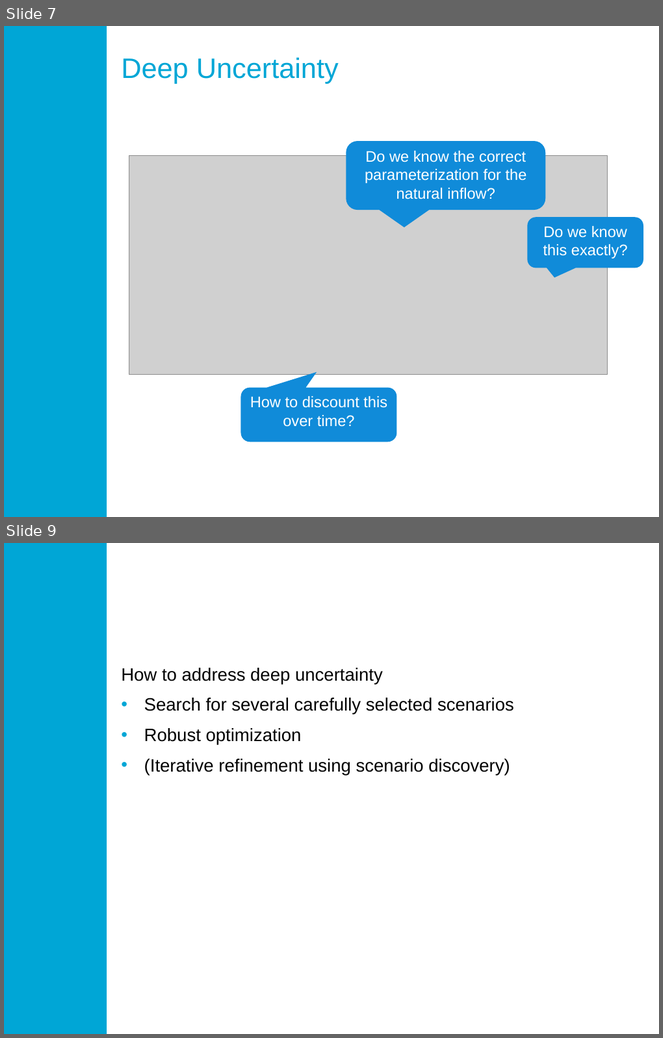
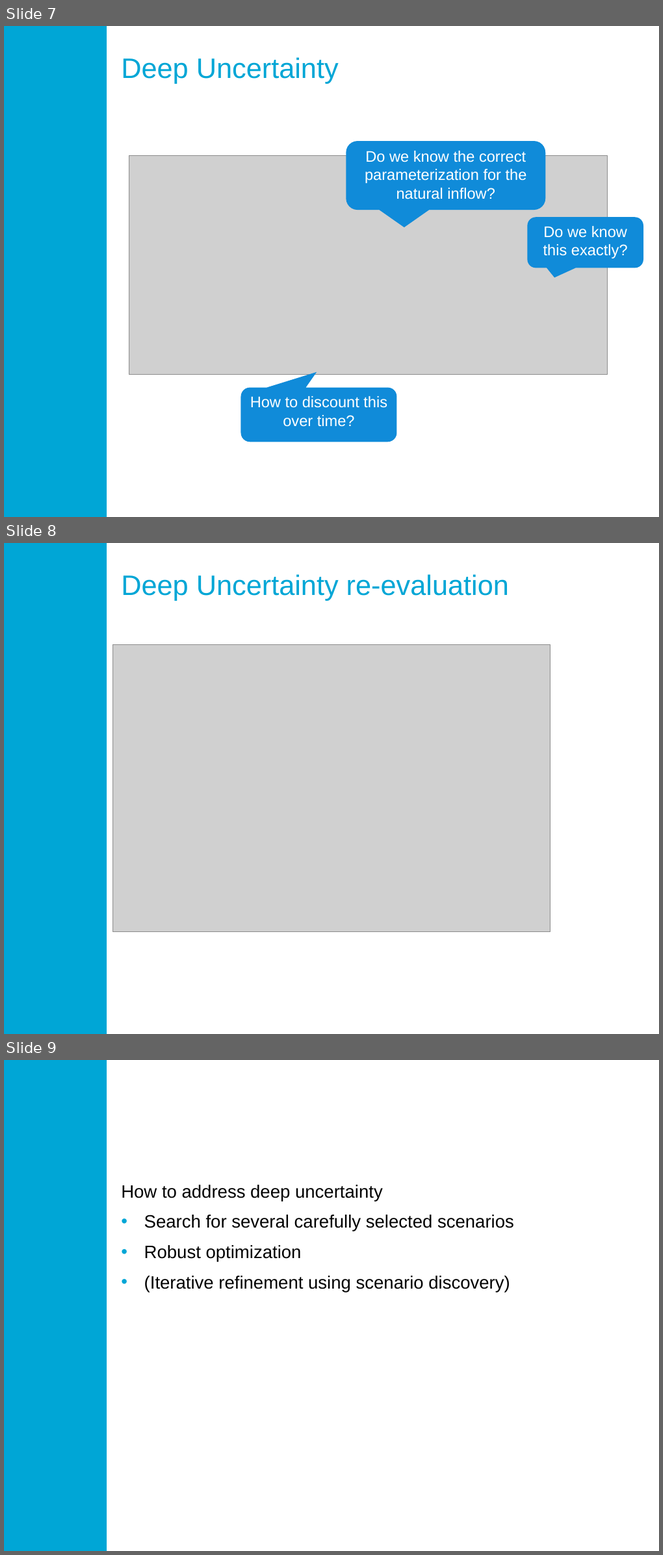
Before and after one commit to quaquel/resilience17, a slide deck: draft resilience17.pptx. Shown one above the other, each under a label of ours: slides 7 and 9 before the commit, slides 7, 8 and 9 after it; the slides between them are not shown. The pictures are 663x1038 and 663x1555 pixels, drawn with LibreOffice and Linux fonts; fonts in the diff are those of the drawing; grey boxes stand for pictures; background and template pictures are left out. Boxes give left, top, right and bottom in pixels: in the first picture for what was removed or moved away, otherwise in the second. Text is boxed around its words. In the diff, an @@ line names an element or a change of style, - is before the commit and + after.

```diff
--- a/draft resilience17.pptx
+++ b/draft resilience17.pptx
@@ slide 8 added at [4,543,659,1034], background #FFFFFF; not listed: 1 template element that a slide beside it also shows @@
@@ title added at [121,574,509,601], 44 pt, text #00A6D6 @@
+Deep Uncertainty re-evaluation
@@ picture added at [113,645,551,932] @@
```
Also in this commit, not shown: 1 slide changed, 1 slide removed, 1 other file.
